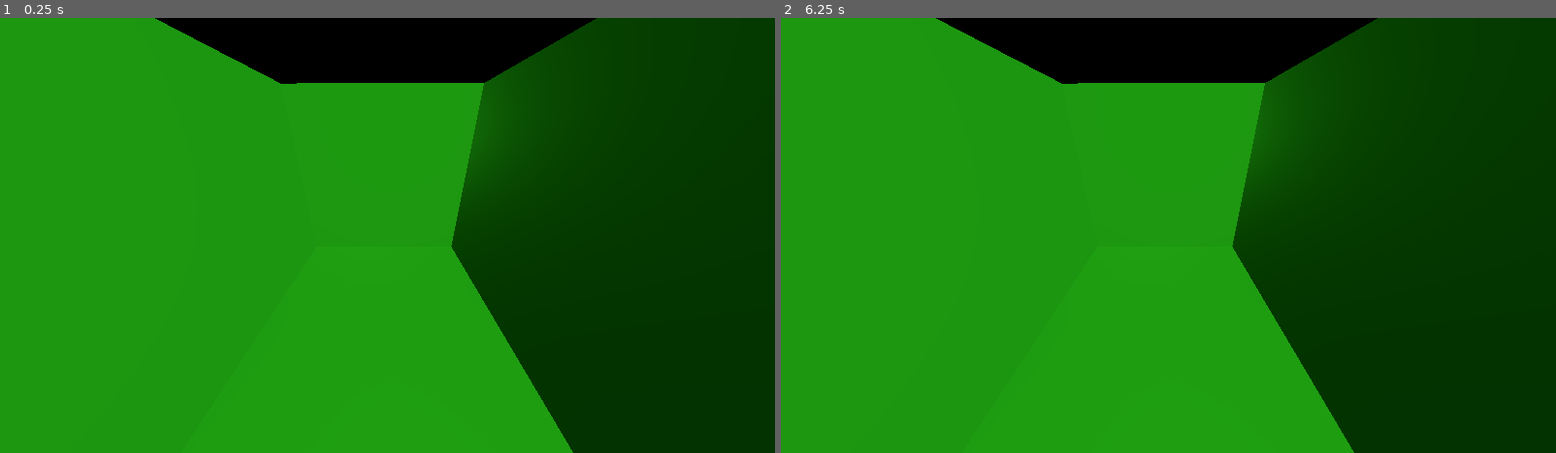
Above: before the commit, frames 1-2 (left to right).
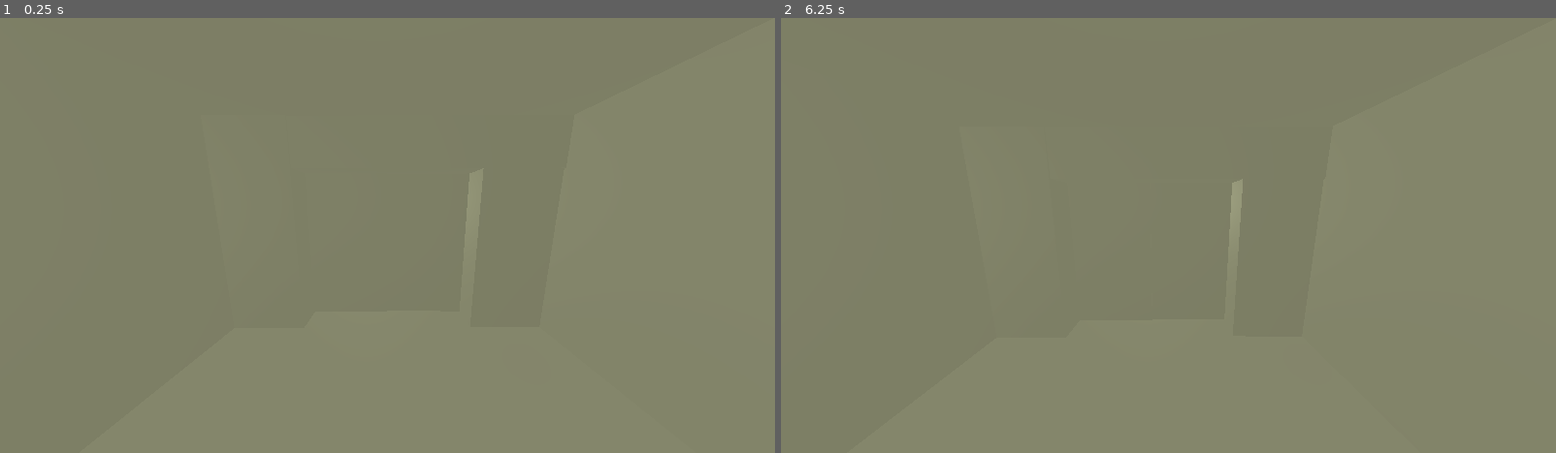
Above: after the commit, the same moments.

Repository: ag1rlisagun/AGJ2024
Game: Godot game, scene res://Scenes/elevator_scene.tscn
The game is run twice, just before and just after one commit, with the same random seed, the same clock (stepped at 60 frames per second) and the same inputs. The project has no main scene, so this scene is started directly.
Inputs:
- Up to frame 1 (0.25 s): no input
- Up to frame 2 (6.25 s): tap Enter at 0.5, 2.75, 5 s; tap Space at 1.25, 3.5, 5.75 s

The runs differ from the first frame. In frame 1, 100% of the frame differs, in the area x 0-100%, y 0-100%; in frame 2, 100%.

Commit message:
camera shake and updated prototype

Diff:
--- a/Scenes/elevator_scene.tscn
+++ b/Scenes/elevator_scene.tscn
@@ -1,17 +1,46 @@
-[gd_scene load_steps=3 format=3 uid="uid://yrdtwv8cdyl1"]
+[gd_scene load_steps=5 format=3 uid="uid://yrdtwv8cdyl1"]
+
+[ext_resource type="Script" path="res://Scripts/elevator_scene.gd" id="1_n0agh"]
+
+[sub_resource type="GDScript" id="GDScript_tcu6a"]
+script/source = "extends Camera3D
+
+@export var randomStrength:  float = 5.0
+@export var shakeFade: float = 5.0
+
+var rng = RandomNumberGenerator.new()
+
+var shake_strength: float = 0.0
+
+func apply_shake():
+	shake_strength = randomStrength
+
+#Called every frame. 'delta' is the elapsed time since the previous frame.
+func _process(delta):
+	# change the shaking trigger when like player reach the area
+	if Input.is_action_just_pressed(\"shake\"):
+		apply_shake()
+
+	if shake_strength > 0:
+		shake_strength = lerpf(shake_strength, 0, shakeFade * delta)
+		h_offset = rng.randf_range(-shake_strength, shake_strength)
+		v_offset = rng.randf_range(-shake_strength, shake_strength)
+"
 
 [sub_resource type="BoxShape3D" id="BoxShape3D_1160g"]
 
 [sub_resource type="BoxMesh" id="BoxMesh_uer7p"]
 
 [node name="ElevatorLevel" type="Node3D"]
+script = ExtResource("1_n0agh")
 
 [node name="Camera3D" type="Camera3D" parent="."]
-transform = Transform3D(1, 0, 0, 0, 0.879192, 0.476468, 0, -0.476468, 0.879192, 0, 2.73218, 1.74187)
+transform = Transform3D(1, 0, 0, 0, 0.986127, 0.165994, 0, -0.165994, 0.986127, 0, 2.42603, 0.151623)
 fov = 101.25
+script = SubResource("GDScript_tcu6a")
 
 [node name="Floor" type="StaticBody3D" parent="."]
-transform = Transform3D(5, 0, 0, 0, 1, 0, 0, 0, 5, 0, 0, 0)
+transform = Transform3D(7, 0, 0, 0, 0.5, 0, 0, 0, 7, 0, 0, 0)
 
 [node name="CollisionShape3D" type="CollisionShape3D" parent="Floor"]
 transform = Transform3D(1, 0, 0, 0, 1, 0, 0, 0, 1, 0.0205078, 0, 0)
@@ -21,7 +50,7 @@
 mesh = SubResource("BoxMesh_uer7p")
 
 [node name="Ceiling" type="StaticBody3D" parent="."]
-transform = Transform3D(5, 0, 0, 0, 1, 0, 0, 0, 5, 0, 3.99269, 0)
+transform = Transform3D(7, 0, 0, 0, 0.5, 0, 0, 0, 7, 0, 3.99269, 0)
 
 [node name="CollisionShape3D" type="CollisionShape3D" parent="Ceiling"]
 transform = Transform3D(1, 0, 0, 0, 1, 0, 0, 0, 1, 0.0205078, 0, 0)
@@ -31,25 +60,24 @@
 mesh = SubResource("BoxMesh_uer7p")
 
 [node name="Wall1" type="StaticBody3D" parent="."]
-transform = Transform3D(1, 0, 0, 0, 5, 0, 0, 0, 5, -2, 2, 2.08165e-12)
+transform = Transform3D(0.5, 0, 0, 0, 5, 0, 0, 0, 7, -3, 2, 2.08165e-12)
 
 [node name="CollisionShape3D" type="CollisionShape3D" parent="Wall1"]
 transform = Transform3D(1, 0, 0, 0, 1, 0, 0, 0, 1, 0.0205078, 0, 0)
 shape = SubResource("BoxShape3D_1160g")
 
 [node name="MeshInstance3D" type="MeshInstance3D" parent="Wall1"]
-transform = Transform3D(1, 0, 0, 0, 1, 0, 0, 0, 1, -0.168958, 0, 0)
+transform = Transform3D(1, 0, 0, 0, 1, 0, 0, 0, 1, 2.08165e-12, 2.08165e-12, 2.08165e-12)
 mesh = SubResource("BoxMesh_uer7p")
 
 [node name="Wall2" type="StaticBody3D" parent="."]
-transform = Transform3D(1, 0, 0, 0, 5, 0, 0, 0, 5, 2, 2, 2.08165e-12)
+transform = Transform3D(0.5, 0, 0, 0, 5, 0, 0, 0, 7, 3, 2, 2.08165e-12)
 
 [node name="CollisionShape3D" type="CollisionShape3D" parent="Wall2"]
 transform = Transform3D(1, 0, 0, 0, 1, 0, 0, 0, 1, 0.0205078, 0, 0)
 shape = SubResource("BoxShape3D_1160g")
 
 [node name="MeshInstance3D" type="MeshInstance3D" parent="Wall2"]
-transform = Transform3D(1, 0, 0, 0, 1, 0, 0, 0, 1, 0, 0, 0)
 mesh = SubResource("BoxMesh_uer7p")
 
 [node name="Wall3" type="StaticBody3D" parent="."]
@@ -59,11 +87,8 @@
 transform = Transform3D(1, 0, 0, 0, 1, 0, 0, 0, 1, 0.0205078, 0, 0)
 shape = SubResource("BoxShape3D_1160g")
 
-[node name="MeshInstance3D" type="MeshInstance3D" parent="Wall3"]
-mesh = SubResource("BoxMesh_uer7p")
-
 [node name="Wall4" type="StaticBody3D" parent="."]
-transform = Transform3D(-0.00581194, 0, -4.99992, 0, 5, 0, 0.999983, 0, -0.0290598, 0.0723448, 1.9622, -2.33338)
+transform = Transform3D(-0.00290597, 0, -6.99988, 0, 5, 0, 0.499992, 0, -0.0406836, 5, 2, -3)
 
 [node name="CollisionShape3D" type="CollisionShape3D" parent="Wall4"]
 transform = Transform3D(1, 0, 0, 0, 1, 0, 0, 0, 1, 0.0205078, 0, 0)
@@ -72,26 +97,87 @@
 [node name="MeshInstance3D" type="MeshInstance3D" parent="Wall4"]
 mesh = SubResource("BoxMesh_uer7p")
 
+[node name="Wall5" type="StaticBody3D" parent="."]
+transform = Transform3D(-0.00290597, 0, -6.99988, 0, 5, 0, 0.499992, 0, -0.0406836, -5, 2, -3)
+
+[node name="CollisionShape3D" type="CollisionShape3D" parent="Wall5"]
+transform = Transform3D(1, 0, 0, 0, 1, 0, 0, 0, 1, 0.0205078, 0, 0)
+shape = SubResource("BoxShape3D_1160g")
+
+[node name="MeshInstance3D" type="MeshInstance3D" parent="Wall5"]
+mesh = SubResource("BoxMesh_uer7p")
+
+[node name="Wall6" type="StaticBody3D" parent="."]
+transform = Transform3D(-0.00290597, 0, -6.99988, 0, 5, 0, 0.499992, 0, -0.0406836, 2.08165e-12, 5.5, -3)
+
+[node name="CollisionShape3D" type="CollisionShape3D" parent="Wall6"]
+transform = Transform3D(1, 0, 0, 0, 1, 0, 0, 0, 1, 0.0205078, 0, 0)
+shape = SubResource("BoxShape3D_1160g")
+
+[node name="MeshInstance3D" type="MeshInstance3D" parent="Wall6"]
+mesh = SubResource("BoxMesh_uer7p")
+
+[node name="Wall7" type="StaticBody3D" parent="."]
+transform = Transform3D(-0.00290597, 0, -6.99988, 0, 5, 0, 0.499992, 0, -0.0406836, 3.5, 2.5, -3.5)
+
+[node name="CollisionShape3D" type="CollisionShape3D" parent="Wall7"]
+transform = Transform3D(1, 0, 0, 0, 1, 0, 0, 0, 1, 0.0205078, 0, 0)
+shape = SubResource("BoxShape3D_1160g")
+
+[node name="MeshInstance3D" type="MeshInstance3D" parent="Wall7"]
+mesh = SubResource("BoxMesh_uer7p")
+
+[node name="Wall8" type="StaticBody3D" parent="."]
+transform = Transform3D(-0.00290597, 0, -6.99988, 0, 5, 0, 0.499992, 0, -0.0406836, -3.5, 2.5, -3.5)
+
+[node name="CollisionShape3D" type="CollisionShape3D" parent="Wall8"]
+transform = Transform3D(1, 0, 0, 0, 1, 0, 0, 0, 1, 0.0205078, 0, 0)
+shape = SubResource("BoxShape3D_1160g")
+
+[node name="MeshInstance3D" type="MeshInstance3D" parent="Wall8"]
+mesh = SubResource("BoxMesh_uer7p")
+
 [node name="DirectionalLight3D" type="DirectionalLight3D" parent="."]
 transform = Transform3D(2, 0, 0, 0, 0.0108557, 0.999941, 0, -0.999941, 0.0108557, 0, 3.11956, 0)
-light_color = Color(0.219608, 1, 0.137255, 1)
+light_color = Color(0.839216, 0.85098, 0.686275, 1)
+directional_shadow_mode = 0
+sky_mode = 1
+
+[node name="DirectionalLight3D5" type="DirectionalLight3D" parent="."]
+transform = Transform3D(-0.999993, -3.96403e-05, -0.00365316, 0.00365338, -0.0108502, -0.999934, 4.50789e-11, -0.999941, 0.0108503, 0, 1.1587, 0)
+light_color = Color(0.839216, 0.85098, 0.686275, 1)
 directional_shadow_mode = 0
 sky_mode = 1
 
 [node name="DirectionalLight3D2" type="DirectionalLight3D" parent="."]
 transform = Transform3D(1, 0, 0, 0, 0.99957, 0.0293174, 0, -0.0293174, 0.99957, -0.196619, 2.28487, 1.08103)
-light_color = Color(0.219608, 1, 0.137255, 1)
+light_color = Color(0.839216, 0.85098, 0.686275, 1)
+light_energy = 0.758
 directional_shadow_mode = 0
 sky_mode = 1
 
 [node name="DirectionalLight3D3" type="DirectionalLight3D" parent="."]
 transform = Transform3D(-0.994237, 0.00314285, -0.107155, 5.11307e-19, 0.99957, 0.0293174, 0.107201, 0.0291484, -0.99381, -0.196619, 2.28487, -0.354739)
-light_color = Color(0.219608, 1, 0.137255, 1)
+light_color = Color(0.839216, 0.85098, 0.686275, 1)
 directional_shadow_mode = 0
 sky_mode = 1
 
 [node name="DirectionalLight3D4" type="DirectionalLight3D" parent="."]
 transform = Transform3D(0.00881388, -0.0293162, 0.999531, -3.5962e-11, 0.99957, 0.0293174, -0.999961, -0.0002584, 0.00881009, 0.543927, 2.28487, -0.354739)
-light_color = Color(0.219608, 1, 0.137255, 1)
+light_color = Color(0.839216, 0.85098, 0.686275, 1)
 directional_shadow_mode = 0
 sky_mode = 1
+
+[node name="DirectionalLight3D6" type="DirectionalLight3D" parent="."]
+transform = Transform3D(0.194543, 0.0287572, -0.980472, -2.25094e-11, 0.99957, 0.0293174, 0.980894, -0.00570347, 0.194459, -0.142693, 2.28487, -0.354739)
+light_color = Color(0.839216, 0.85098, 0.686275, 1)
+directional_shadow_mode = 0
+sky_mode = 1
+
+[node name="CanvasLayer" type="CanvasLayer" parent="."]
+
+[node name="Control" type="Control" parent="CanvasLayer"]
+layout_mode = 3
+anchors_preset = 0
+offset_right = 40.0
+offset_bottom = 40.0
--- /dev/null
+++ b/Scenes/main_elevator_scene.tscn
@@ -0,0 +1,28 @@
+[gd_scene load_steps=4 format=3 uid="uid://dm8baebyih4ty"]
+
+[sub_resource type="ProceduralSkyMaterial" id="ProceduralSkyMaterial_qqoen"]
+
+[sub_resource type="Sky" id="Sky_003nq"]
+sky_material = SubResource("ProceduralSkyMaterial_qqoen")
+
+[sub_resource type="Environment" id="Environment_cnwjf"]
+background_mode = 2
+sky = SubResource("Sky_003nq")
+
+[node name="CanvasLayer" type="CanvasLayer"]
+
+[node name="Node3D" type="Node3D" parent="."]
+
+[node name="WorldEnvironment" type="WorldEnvironment" parent="Node3D"]
+environment = SubResource("Environment_cnwjf")
+
+[node name="SubViewportContainer" type="SubViewportContainer" parent="Node3D"]
+offset_right = 40.0
+offset_bottom = 40.0
+
+[node name="SubViewport" type="SubViewport" parent="Node3D/SubViewportContainer"]
+handle_input_locally = false
+size = Vector2i(1920, 1080)
+render_target_update_mode = 4
+
+[node name="Camera3D" type="Camera3D" parent="Node3D/SubViewportContainer/SubViewport"]
--- /dev/null
+++ b/Scripts/elevator_scene.gd
@@ -0,0 +1,13 @@
+extends Node3D
+
+@onready var camera = $Camera3D
+
+
+# Called when the node enters the scene tree for the first time.
+func _ready():
+	pass # Replace with function body.
+
+
+# Called every frame. 'delta' is the elapsed time since the previous frame.
+func _process(delta):
+	pass
--- a/project.godot
+++ b/project.godot
@@ -14,6 +14,19 @@
 config/features=PackedStringArray("4.2", "GL Compatibility")
 config/icon="res://icon.svg"
 
+[input]
+
+mouse_click={
+"deadzone": 0.5,
+"events": [Object(InputEventMouseButton,"resource_local_to_scene":false,"resource_name":"","device":-1,"window_id":0,"alt_pressed":false,"shift_pressed":false,"ctrl_pressed":false,"meta_pressed":false,"button_mask":0,"position":Vector2(0, 0),"global_position":Vector2(0, 0),"factor":1.0,"button_index":1,"canceled":false,"pressed":false,"double_click":false,"script":null)
+, null]
+}
+shake={
+"deadzone": 0.5,
+"events": [Object(InputEventKey,"resource_local_to_scene":false,"resource_name":"","device":-1,"window_id":0,"alt_pressed":false,"shift_pressed":false,"ctrl_pressed":false,"meta_pressed":false,"pressed":false,"keycode":0,"physical_keycode":32,"key_label":0,"unicode":32,"echo":false,"script":null)
+]
+}
+
 [rendering]
 
 renderer/rendering_method="gl_compatibility"
